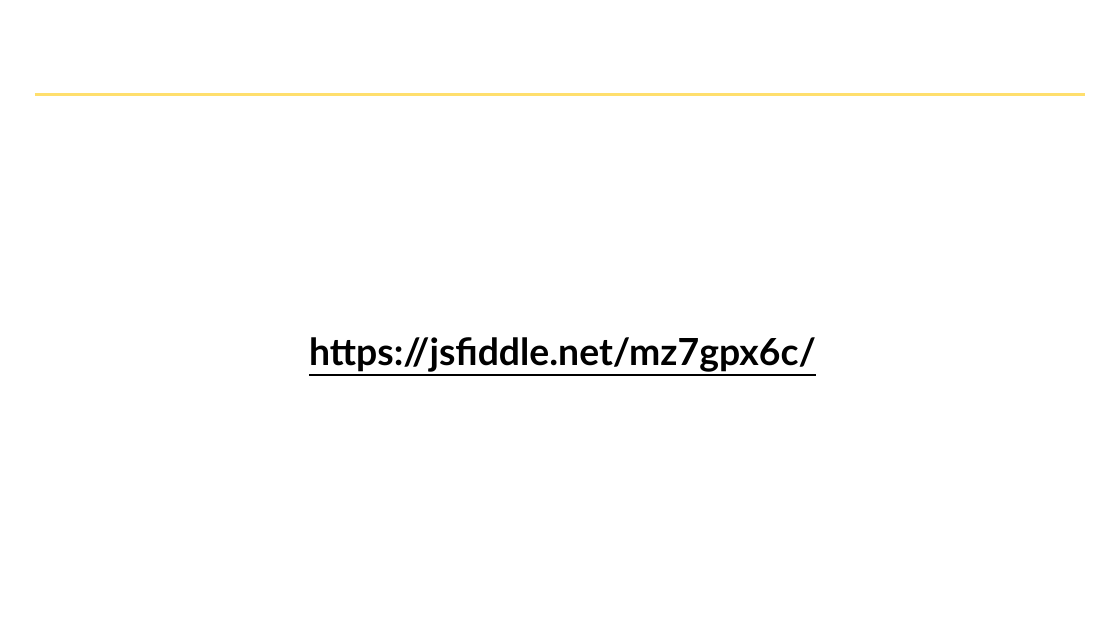
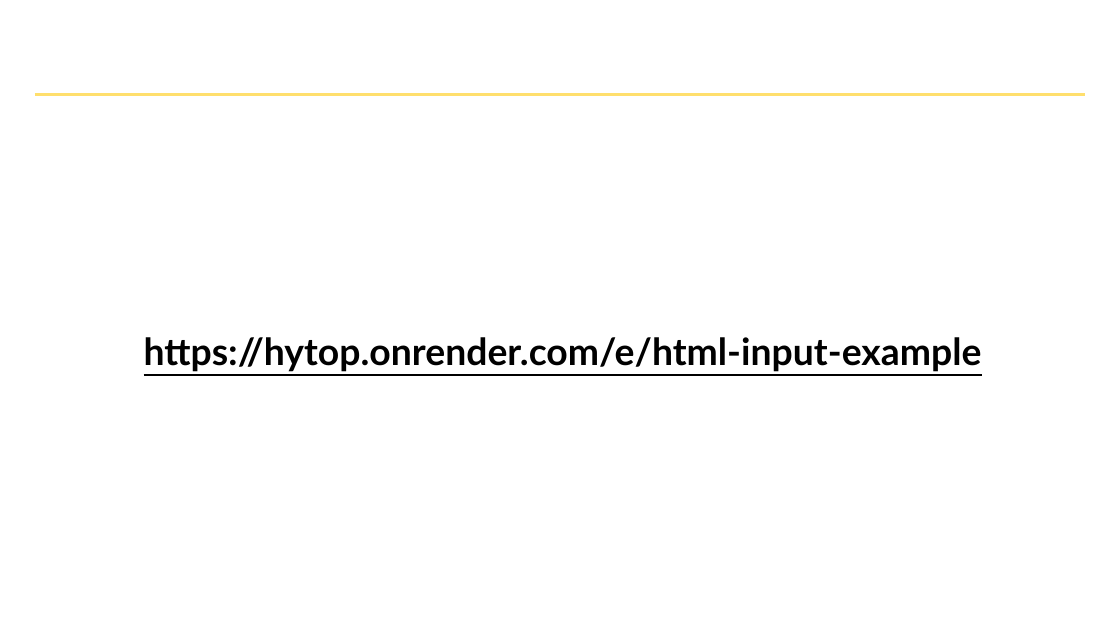
Before and after one commit to hytechclub/web-101, a slide deck: slide 7 of Week03/MoreHtmlElements.pptx. Drawn at 1120x630 pixels with LibreOffice and Linux fonts; fonts in the diff are those of the drawing; background and template pictures are left out. Boxes give left, top, right and bottom in pixels: in the first picture for what was removed or moved away, otherwise in the second. Text is boxed around its words. In the diff, an @@ line names an element or a change of style, - is before the commit and + after.

```diff
--- a/Week03/MoreHtmlElements.pptx
+++ b/Week03/MoreHtmlElements.pptx
@@ text at bbox=[144, 337, 982, 372]: text changed @@
-https://jsfiddle.net/mz7gpx6c/
+https://hytop.onrender.com/e/html-input-example
```
Also in this commit, not shown: 3 other slides changed, 9 other files.
